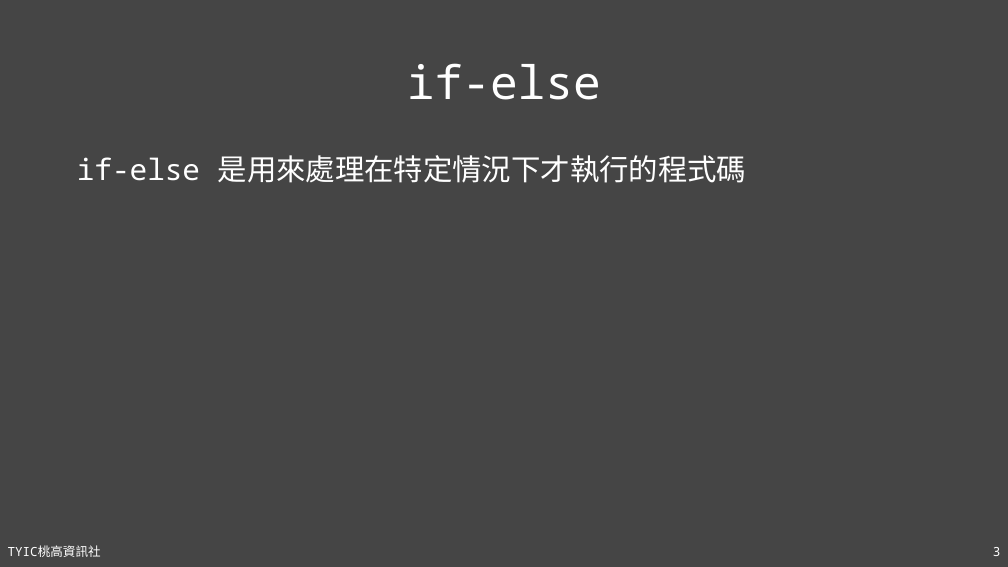
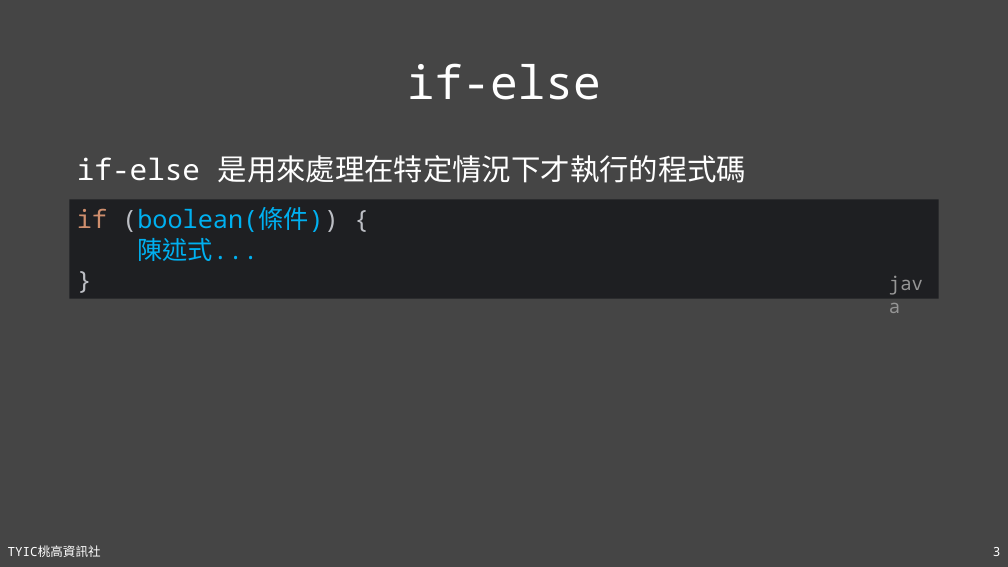
Before and after one commit to TYSHIC/slides, a slide deck: slide 3 of powerpoint/06_流程控制.pptx. Drawn at 1008x567 pixels with LibreOffice and Linux fonts; fonts in the diff are those of the drawing. Boxes give left, top, right and bottom in pixels: in the first picture for what was removed or moved away, otherwise in the second. Text is boxed around its words. In the diff, an @@ line names an element or a change of style, - is before the commit and + after.

```diff
--- a/powerpoint/06_流程控制.pptx
+++ b/powerpoint/06_流程控制.pptx
@@ rectangle added at (70, 200, 939, 299), fill #1E1F22, 24 pt, text #00B0F0 @@
+if (boolean(條件)) {
+陳述式...
+}
@@ text added at (882, 268, 939, 299), 18 pt, text #969696 @@
+java
```
Also in this commit, not shown: 1 other slide changed, 2 other files.
